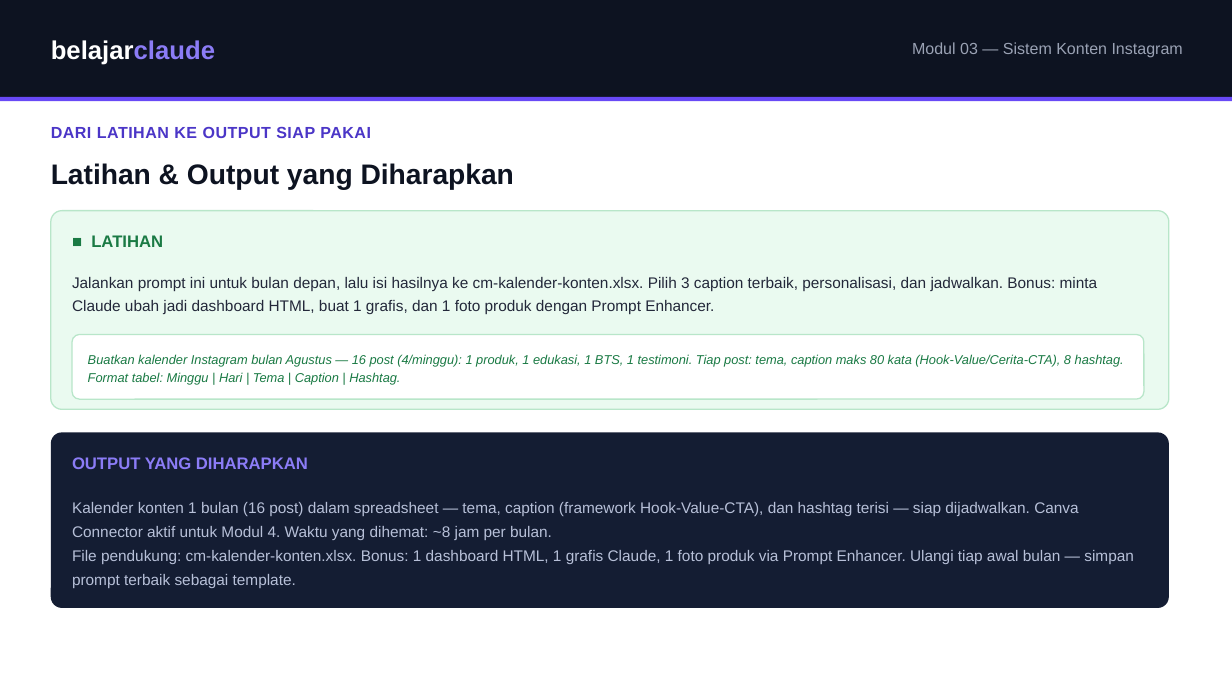
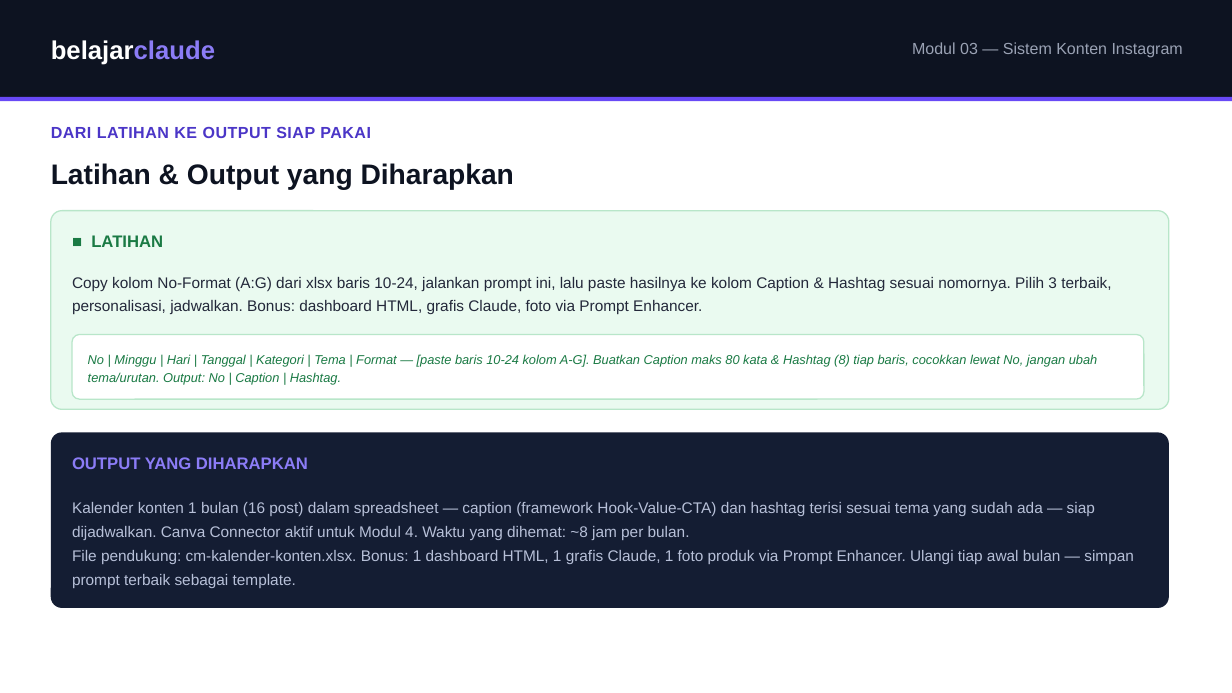
Before and after one commit to juliautomo/belajar-claude, a slide deck: slide 7 of Content-Marketing/M03-Konten-Instagram/K3-M03-Sistem-Konten-Instagram.pptx. Drawn at 1232x693 pixels with LibreOffice and Linux fonts; fonts in the diff are those of the drawing. Boxes give left, top, right and bottom in pixels: in the first picture for what was removed or moved away, otherwise in the second. Text is boxed around its words. In the diff, an @@ line names an element or a change of style, - is before the commit and + after.

```diff
--- a/Content-Marketing/M03-Konten-Instagram/K3-M03-Sistem-Konten-Instagram.pptx
+++ b/Content-Marketing/M03-Konten-Instagram/K3-M03-Sistem-Konten-Instagram.pptx
@@ text at <box>72,277,1111,314</box>: text changed @@
-Jalankan prompt ini untuk bulan depan, lalu isi hasilnya ke cm-kalender-konten.xlsx. Pilih 3 caption terbaik, personalisasi, dan jadwalkan. Bonus: minta Claude ubah jadi dashboard HTML, buat 1 grafis, dan 1 foto produk dengan Prompt Enhancer.
+Copy kolom No-Format (A:G) dari xlsx baris 10-24, jalankan prompt ini, lalu paste hasilnya ke kolom Caption & Hashtag sesuai nomornya. Pilih 3 terbaik, personalisasi, jadwalkan. Bonus: dashboard HTML, grafis Claude, foto via Prompt Enhancer.
@@ text at <box>88,354,1097,385</box>: text changed @@
-Buatkan kalender Instagram bulan Agustus — 16 post (4/minggu): 1 produk, 1 edukasi, 1 BTS, 1 testimoni. Tiap post: tema, caption maks 80 kata (Hook-Value/Cerita-CTA), 8 hashtag. Format tabel: Minggu | Hari | Tema | Caption | Hashtag.
+No | Minggu | Hari | Tanggal | Kategori | Tema | Format — [paste baris 10-24 kolom A-G]. Buatkan Caption maks 80 kata & Hashtag (8) tiap baris, cocokkan lewat No, jangan ubah tema/urutan. Output: No | Caption | Hashtag.
@@ text at <box>72,502,1095,540</box>: text changed @@
-Kalender konten 1 bulan (16 post) dalam spreadsheet — tema, caption (framework Hook-Value-CTA), dan hashtag terisi — siap dijadwalkan. Canva Connector aktif untuk Modul 4. Waktu yang dihemat: ~8 jam per bulan.
+Kalender konten 1 bulan (16 post) dalam spreadsheet — caption (framework Hook-Value-CTA) dan hashtag terisi sesuai tema yang sudah ada — siap dijadwalkan. Canva Connector aktif untuk Modul 4. Waktu yang dihemat: ~8 jam per bulan.
```
Also in this commit, not shown: 2 other slides changed, 2 other files.
